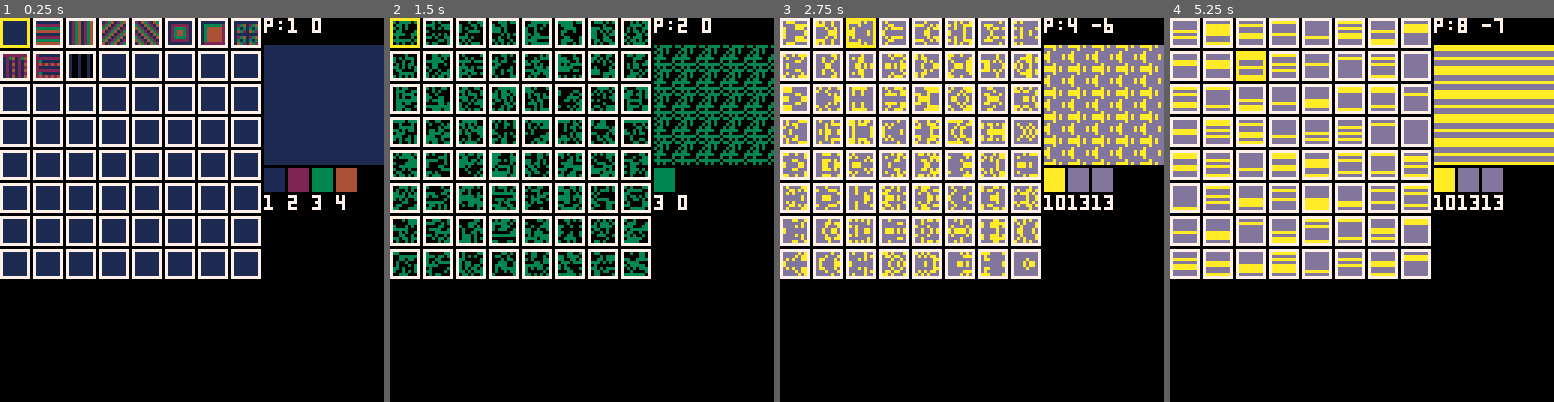
Above: before the commit, frames 1-4 (left to right).
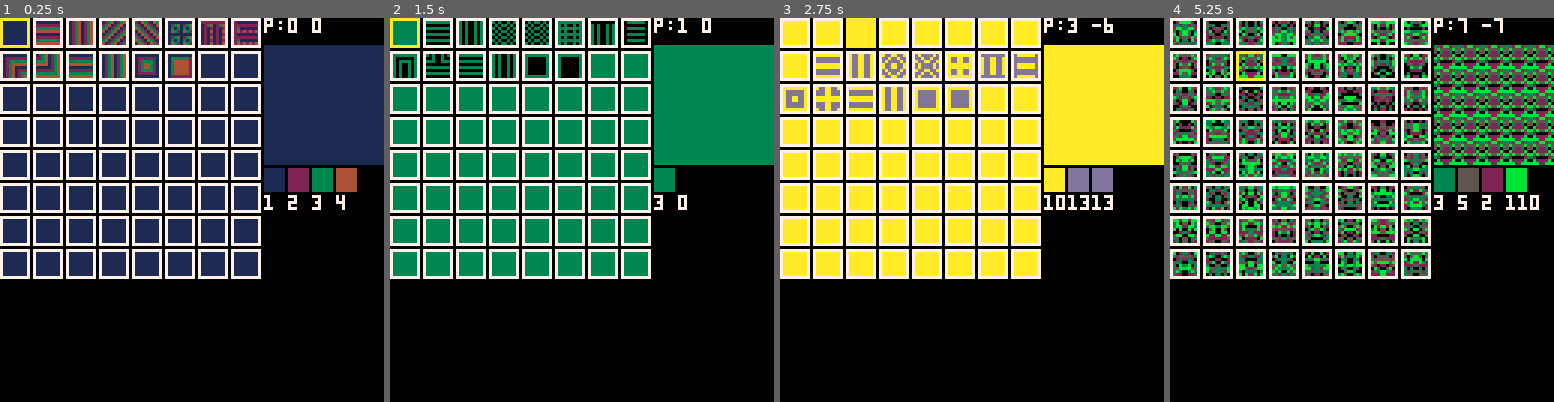
Above: after the commit, the same moments.

Repository: SuperIzzo/PICO8-Pattern-Generator
Game: PICO-8 cartridge pattern.p8
Two runs of this game, one before a commit and one after it. Both use one fixed random seed, a clock stepped at 60 frames per second and the inputs below.
Inputs:
- Up to frame 1 (0.25 s): no input
- Up to frame 2 (1.5 s): tap X (X key) at 0.33, 1.07 s; tap O (Z key) at 0.7 s
- Up to frame 3 (2.75 s): hold Right 1.6-2.1 s; tap O (Z key) at 1.7, 2.1, 2.5 s; tap X (X key) at 1.85 s; hold Up 2.15-2.42 s; hold Right from 2.47 s (still down)
- Up to frame 4 (5.25 s): tap O (Z key) every 0.4 s from 2.9 to 4.9 s; tap X (X key) at 2.97, 4.08, 5.2 s; release Right at 3.03 s; hold Left 3.08-3.58 s; hold Down 3.63-3.97 s; hold Right 4.02-4.68 s; hold Up 4.73-5.03 s; hold Left from 5.08 s (still down)

The runs differ from the first frame. In frame 1, 2.4% of the frame differs, in the area x 0-78%, y 0-16%; in frame 2, 17%; in frame 3, 23%; in frame 4, 37%, in the area x 0-100%, y 0-68%.

Commit message:
Update library and add comments

Diff:
--- a/pattern.p8
+++ b/pattern.p8
@@ -1,85 +1,193 @@
 pico-8 cartridge // http://www.pico-8.com
-version 7
+version 8
 __lua__
-
--- math utils
-function clamp(x,l,r)
- return max(min(x,r),l);
-end
-
-function mmin(a,b,c,...)
-	return min(a,c and mmin(b,c,...) or b);
-end
-
+--=-=-=-=-=-=-=--=-=-=-=-=-=-=--
+--           about            --
+-- - - - - - - -- - - - - - - --
+--  patlib is a small library --
+--  that genrates procedural  --
+--  images to use for sprites --
+--  and tiles.                --
+--                            --
+--  it comes in two flavors   --
+--  bloated and squashed.     --
+--  this is the bloated one   --
+--  with comments and more or --
+--  less readable code. it 	  --
+--  also contains a pattern   --
+--  explorer program.         --
+--                            --
+--  the squshed version is    --
+--  stripped of all comments, --
+--  has removed characters    --
+--  and does not contain the  --
+--  pattern explorer.         --
+--                            --
+-- - - - - - - -- - - - - - - --
+--           usage            --
+-- - - - - - - -- - - - - - - --
+--  pat  n s x y h w c [plt]  --
+--                            --
+--  where n is the pattern id --
+--  s is the seed or sub-type --
+--  x and y are positions on  --
+--  screen (or sprite buffer) --
+--  w and h are the pattern   --
+--  tile dimentions           --
+--  c is the collors table,   --
+--  plt is a plotting func    --
+--  (default is pset)         --
+--                            --
+--  pattern ids (n):          --
+--   0 - regular              --
+--   1 - regular h-mirrored   --
+--   2 - regular v-mirrored   --
+--   3 - regular hv-mirrored  --
+--   5 - regular d1-mirrored  --
+--   6 - regular d2-mirrored  --
+--   7 - random               --
+--   8 - random h-mirrored    --
+--   9 - random v-mirrored    --
+--  10 - random hv-mirrored   --
+--  11 - random d1-mirrored   --
+--  12 - random d2-mirrored   --
+--                            --
+--  pattern type (s):         --
+--   0 - plain color          --
+--   1 - horiz. stripes       --
+--   2 - vert. stripes        --
+--   3 - diag. 1 stripes      --
+--   4 - diag. 2 stripes      --
+--   5 - <x*y>                --
+--   5 - <x^y>                --
+--   5 - <y^x>                --
+--=-=-=-=-=-=-=--=-=-=-=-=-=-=--
+
+--=-=-=-=-=-=-=--=-=-=-=-=-=-=--
+--         math utils         --
+--=-=-=-=-=-=-=--=-=-=-=-=-=-=--
+
+--------------------------------
+--  clamps a value between    --
+--  a minimum and a maximum   --
+--------------------------------
+function clamp(x, l, r)
+	return max( min(x,r), l )
+end
+
+--------------------------------
+--  returns the minimum of    --
+--  multiple values           --
+--------------------------------
+function mmin(a, b, c, ...)
+	return min( a, c and mmin(b,c,...) or b )
+end
+
+--------------------------------
+--  returns a or its mirror   --
+--  value in the range 0:s-1  --
+--  i.e. ping-pongs a at s/2  --
+--------------------------------
 function mr(a,s)
-	return min(a,s-1-a);
-end
-
+	return min(a,s-1-a)
+end
+
+--------------------------------
+--  fast and simple xorshift  --
+--  hash function (see wiki)  --
+--------------------------------
 function hash(...)
- local r = 0;
- for v in all{...} do
- 	r += v;
- 	r += shl(r,10)
-	 r = bxor(r,shr(r,6))
- end
+	local r = 0
+	for v in all{...} do
+		r += v
+		r += shl(r,10)
+		r = bxor(r,shr(r,6))
+	end
 
 	r += shl(r,3)
- r = bxor(r,shr(r,11))
+	r = bxor(r,shr(r,11))
 	r += shl(r,15)
 
- return r
-end
-
+	return flr(r)
+end
+
+--------------------------------
+--  regular pattern functions --
+--------------------------------
 _fptrs =
 {
--- neat
-function(x,y)return y end,
-function(x)return x end,
-function(x,y)return x+y end,
-function(x,y)return y-x+1 end,
-function(x,y,w,h,n)return clamp(mmin(x,y,w-x-1,h-y-1),0,n-1)end,
-function(x,y,w,h,n)return clamp(mmin(x*2,y*2,(w-x-1)*2+1,(h-y-1)*2+1),0,n-1)end,
-function(x,y)return x*y end,
-function(x,y)return x^y end,
-function(x,y)return y^x end,
-function(x,y)return sin(x/6)*100 end,
+	function(x,y) return y end,
+	function(x)   return x end,
+	function(x,y) return x+y end,
+	function(x,y) return y-x+1 end,
+	function(x,y) return x*y end,
+	function(x,y) return x^y end,
+	function(x,y) return y^x end,
+	function(x,y) return min(x,y) end,
+	function(x,y) return max(x,y) end,
+	function(x,y) return max(x%y,y) end,
+	function(x,y) return max(x,y%x) end,
+	function(x,y,w,h,n)
+		return clamp(mmin(x,y,w-x-1,h-y-1),0,n-1)
+	end,
+	function(x,y,w,h,n)
+		return clamp(mmin(x*2,y*2,(w-x-1)*2+1,(h-y-1)*2+1),0,n-1)
+	end,
 }
 
--- patterns
-_ptrs =
+--------------------------------
+--  pattern generators table  --
+--------------------------------
+_pat =
 {
-function(a,x,y,w,h,n)return _fptrs[a] and _fptrs[a](x,y,w,h,n)or 0 end,
-
--- noise
-function(a,x,y)return flr(hash(x,y,a))end,
-function(a,x,y,w)return flr(hash(mr(x,w),y,a))end,
-function(a,x,y,w,h)return flr(hash(x,mr(y,h),a))end,
-function(a,x,y,w,h)return flr(hash(mr(x,w),mr(y,h),a))end,
-function(a,x,y)return flr(hash(max(x,y),min(x,y),a))end,
-function(a,x,y,w,h)
-	local mn,mx=min(x,h-y-1),max(x,h-y-1)
- return flr(hash(mn,mx,a))
-end,
-function(a,x,y)return flr(hash(0,y,a)) end,
-function(a,x)return flr(hash(x,0,a)) end,
+	--  regular pattern       --
+	[0] = function (a,x,y,w,h,n)
+		return _fptrs[a] and _fptrs[a](x,y,w,h,n)or 0
+	end,
+
+	--  random hash pattern   --
+	hash,
 }
 
-
-function pat(p,a,x,y,w,h,c)
- for yy = 0, h-1 do
-		for xx = 0, w-1  do
-		 pset( x+xx,y+yy,
-		 c[_ptrs[p](a,xx,yy,w,h,#c)%#c+1] );
-		end
-	end
-end
-
-
-function spat(p,a,x,y,w,h,c)
- for yy = 0, h-1 do
-		for xx = 0, w-1  do
-		 sset( x+xx,y+yy,
-		 c[_ptrs[p](xx,yy,#c,w,h,a)+1] );
+--------------------------------
+--  transforms table          --
+--------------------------------
+_trn =
+{
+	-- normal                 --
+	[0] = function(x,y)return x,y end,
+
+	-- horizontal symetry     --
+	function(x,y,w)return mr(x,w),y end,
+
+	-- vertical symetry       --
+	function(x,y,w,h)return x,mr(y,h) end,
+
+	-- four-way symetry       --
+	function(x,y,w,h)return mr(x,w),mr(y,h) end,
+
+	-- diagonal symetry 1     --
+	function(x,y,w,h)return min(x,y),max(x,y) end,
+
+	-- diagonal symetry 2     --
+	function(x,y,w,h)return min(x,h-y-1),max(x,h-y-1) end,
+}
+
+--------------------------------
+--  patter function  		  --
+--  takes a plotting function --
+--  pass sset to draw to	  --
+--  sprite memory
+--------------------------------
+function pat(p,a,x,y,w,h,c, plot)
+	local plot = plot or pset
+	local n = #_trn+1
+	local trn = _trn[p%n]
+	local ptr = _pat[flr(p/n)]
+	for v = 0, h-1 do
+		for u = 0, w-1  do
+			local i,j = trn(u,v,w,h)
+			plot( x+u, y+v, c[ptr(a,i,j,w,h,#c)%#c+1] );
 		end
 	end
 end
@@ -106,7 +214,7 @@
 	cols = { 1,2,3,4 }
 
 	n = 8
- pt = 1;
+	pt = 0;
 end
 
 function upd_patexpl()
@@ -148,8 +256,8 @@
 
 	if btnp(4) then
 		pt += 1;
-		if pt > 9 then
-			pt = 1;
+		if pt >= 20 then
+			pt = 0;
 		end
 		refresh = true;
 	end
@@ -179,21 +287,21 @@
 
  for xx = 0, 7 do
 	 for yy = 0,7 do
-
-	 	 local x = xx*(n+3);
-	 	 local y = yy*(n+3);
-
-	 	 if cur.x == xx and cur.y == yy then
-	 	 	color(10);
-	 	 else
-		 	 color(7);
-		 	end
-
-	   rect(x, y, x+n+1, y+n+1 )
-
-				pat( pt,(xx+gx)+(yy+gy)*8,
-	 						 x+1, y+1,
-	 						 8,8, cols);
+			local x = xx*(n+3);
+			local y = yy*(n+3);
+			local tileid = (xx+gx)+(yy+gy)*8;
+
+			if cur.x == xx and cur.y == yy then
+				color(10);
+			else
+				color(7);
+			end
+
+			rect(x, y, x+n+1, y+n+1 )
+
+			pat( pt,tileid,
+				x+1, y+1,
+				8,8, cols);
    end
   end
 
